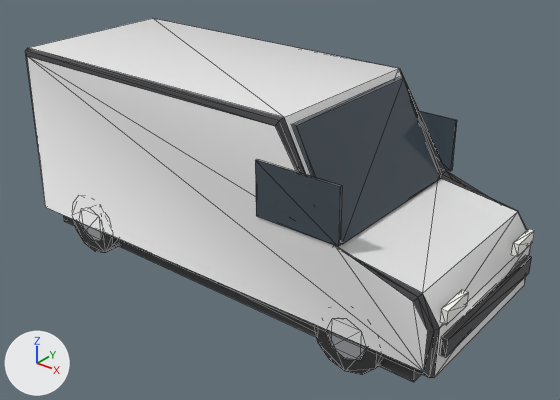
The glTF model public/assets/models/van.glb as it was, and as the next commit left it.
Before and after are seen from a 50 mm lens placed at (4.83, -5.78, 4.47), pointed at (0.2, 0.01, 0.88). Arrows for +X, +Y and +Z are at lower left; the lights stay in place. The first picture is the older version. Mesh edges are drawn as thin lines. Vertices at exactly the same position are counted once.

Objects in the first picture: 'van'.
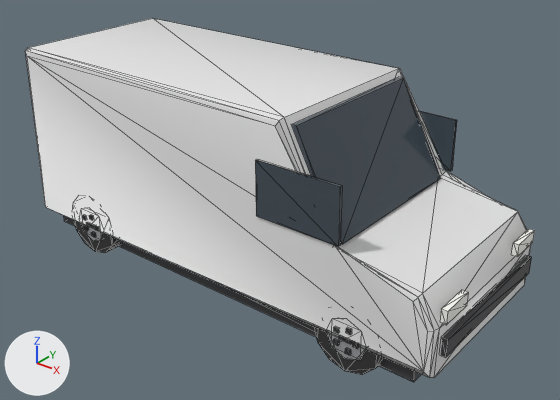
Diff of the bpy script that builds the scene:
```diff
--- a/public/assets/models/van.glb.py
+++ b/public/assets/models/van.glb.py
@@ mat_rimlug @@
+mat_rimlug = principled_material('RimLug')
+mat_rimlug.base_color = (0.12, 0.12, 0.13)  # dark grey #616165
+mat_rimlug.roughness = 0.7
@@ me_van @@
 # used by ob_van; location = (0.0, 0.0, 0.0)
-me_van.from_pydata(...)  # 274 vertices, 476 faces; spans x -2.63..2.65, y -1.02..1.02, z 0.0..2.25
+me_van.from_pydata(...)  # 466 vertices, 764 faces; spans x -2.63..2.65, y -1.02..1.02, z 0.0..2.25
+# me_van part 1: a new loose piece, a box spanning x 1.685..1.815, y -1.008..-0.983, z 0.346..0.374, in mat_rimlug (dark grey #616165)
+# me_van part 2: 54 faces spanning x -2.6..2.6, y -1.0..1.0, z 0.32..2.25 switch from mat_trim (dark grey #454548) to mat_body (white #eaeaea)
+# other edits to the shape of me_van do not show in these pictures
 me_van.materials.append(mat_glass)
@@ me_van @@
 me_van.materials.append(mat_rim)
+me_van.materials.append(mat_rimlug)  # dark grey #616165
```

Where the change shows, as pixel boxes (x1, y1, x2, y2) in the pictures (560 x 400 px):
part 1 of me_van, added
    after: (339, 335, 352, 344)
part 2 of me_van, recoloured
    both: (25, 48, 527, 378)
